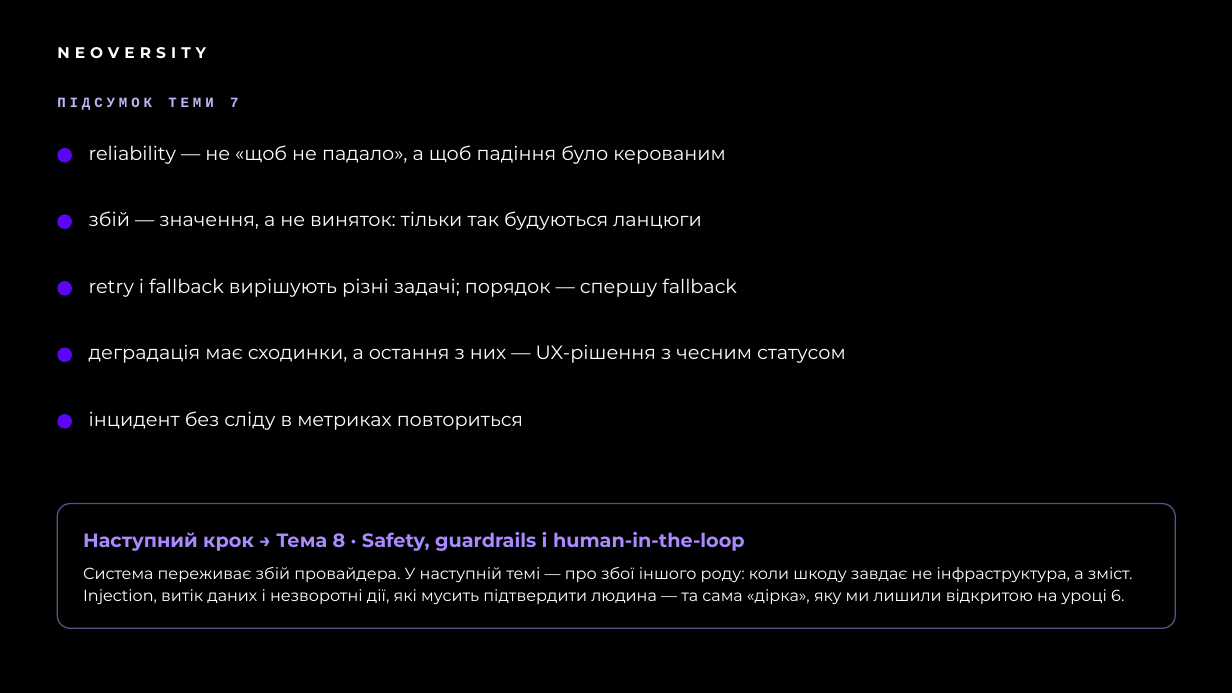
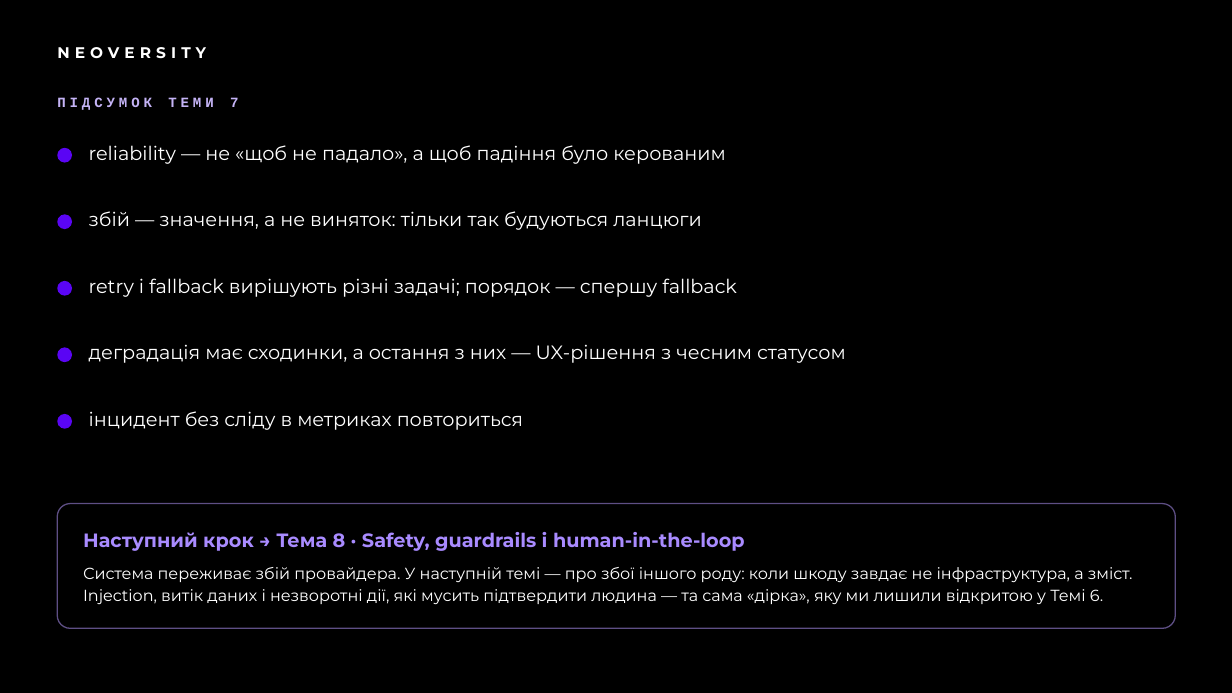
Before and after one commit to TarasFedorenkoFTV/llmops-bootcamp, a slide deck: slide 28 of docs/decks/L07.pptx. Drawn at 1232x693 pixels with LibreOffice and Linux fonts; fonts in the diff are those of the drawing; background and template pictures are left out. Boxes give left, top, right and bottom in pixels: in the first picture for what was removed or moved away, otherwise in the second. Text is boxed around its words. In the diff, an @@ line names an element or a change of style, - is before the commit and + after.

```diff
--- a/docs/decks/L07.pptx
+++ b/docs/decks/L07.pptx
@@ text at [83, 567, 1133, 605]: text changed @@
-Система переживає збій провайдера. У наступній темі — про збої іншого роду: коли шкоду завдає не інфраструктура, а зміст. Injection, витік даних і незворотні дії, які мусить підтвердити людина — та сама «дірка», яку ми лишили відкритою на уроці 6.
+Система переживає збій провайдера. У наступній темі — про збої іншого роду: коли шкоду завдає не інфраструктура, а зміст. Injection, витік даних і незворотні дії, які мусить підтвердити людина — та сама «дірка», яку ми лишили відкритою у Темі 6.
```
Also in this commit, not shown: 39 other files.
